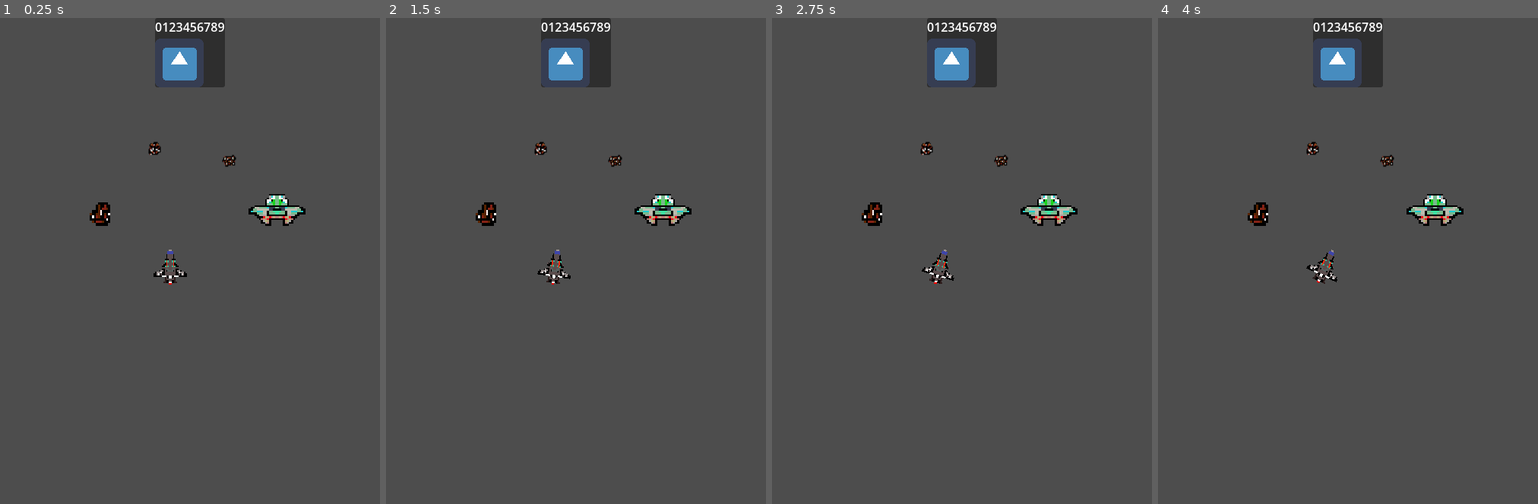
Above: before the commit, frames 1-4 (left to right).
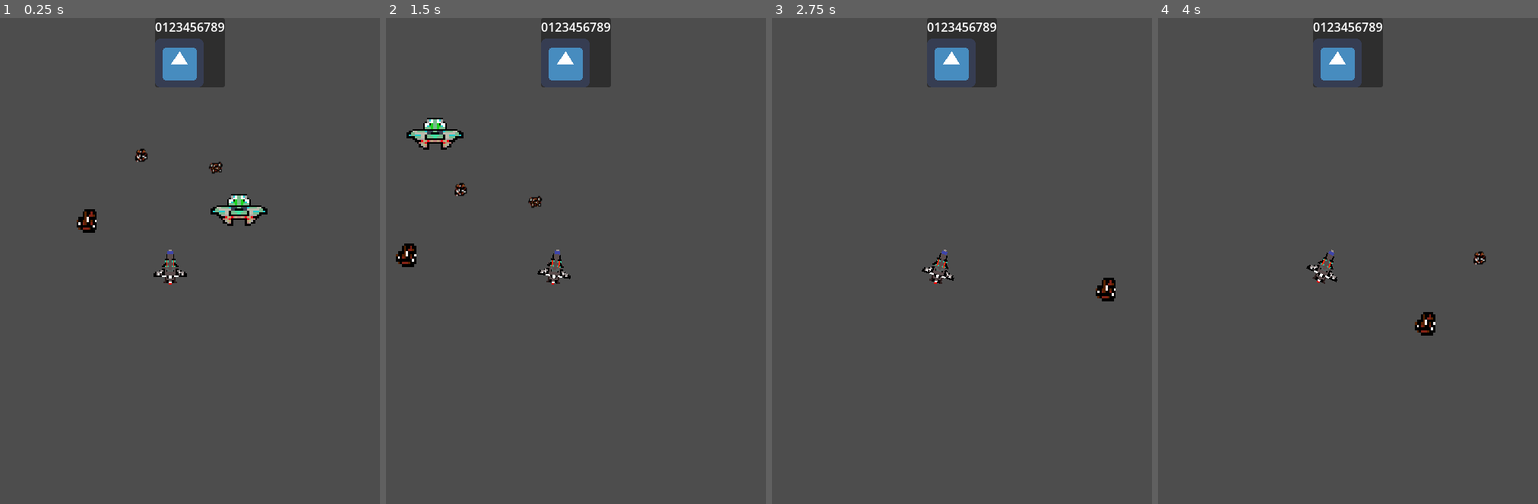
Above: after the commit, the same moments.

Repository: moralesalan96-design/space-rocks
Game: Godot game, scene res://Main/Main.tscn
Two runs of this game, one before a commit and one after it. Both use one fixed random seed, a clock stepped at 60 frames per second and the inputs below. The engine's default icon, where the game draws it, is replaced by a stand-in: a white triangle on a blue panel in a dark square.
Inputs:
- Up to frame 1 (0.25 s): no input
- Up to frame 2 (1.5 s): tap S (fire) at 0.6 s; tap D (turn_ccw) at 1.35 s
- Up to frame 3 (2.75 s): tap A (turn_cw) at 2.1 s
- Up to frame 4 (4 s): tap S (fire) at 2.85 s; tap D (turn_ccw) at 3.6 s

The runs differ from the first frame. In frame 1, 1.6% of the frame differs, in the area x 20-81%, y 25-45%; in frame 2, 1.8%, in the area x 2-81%, y 20-52%; in frame 3, 1.1%; in frame 4, 1.2%.
Error before the commit: Parse Error: Unexpected identifier "car" in class body. (res://Main/Main.gd:5)

Commit message:
Added PlayerUI script

Diff:
--- a/Code/Bullet/Bullet.gd
+++ b/Code/Bullet/Bullet.gd
@@ -1,4 +1,4 @@
-extends Area2D
+extends ScreenWrapper
 class_name Bullet
 
 var speed: float = 600.0 #px / sec.
--- a/Code/Main/Main.gd
+++ b/Code/Main/Main.gd
@@ -2,9 +2,9 @@
 class_name Main
 
 const UfO = preload("res://UFO/UFO.tscn")
-@onready car ufo_timer: Timer = $UfoTimer
+@onready var ufo_timer: Timer = $UfoTimer
 
-funct _read() -> void:
+func _read() -> void:
 	ufo_timer.timeout.connect(on_ufo_spawned)
 
 func _process(delta: float) -> void:
--- a/Code/Main/Main.tscn
+++ b/Code/Main/Main.tscn
@@ -10,7 +10,7 @@
 [ext_resource type="PackedScene" uid="uid://s2abnxf5ptfw" path="res://PlayerUI/PlayerUI.tscn" id="6_u2i7p"]
 
 [sub_resource type="CircleShape2D" id="CircleShape2D_ejki1"]
-radius = 24.020824
+radius = 14.56022
 
 [sub_resource type="SpriteFrames" id="SpriteFrames_ejki1"]
 
--- /dev/null
+++ b/Code/PlayerUI/PlayerUi.gd
@@ -0,0 +1,11 @@
+extends PanelContainer
+
+
+# Called when the node enters the scene tree for the first time.
+func _ready() -> void:
+	pass # Replace with function body.
+
+
+# Called every frame. 'delta' is the elapsed time since the previous frame.
+func _process(delta: float) -> void:
+	pass
--- a/Code/Rock/Rock.gd
+++ b/Code/Rock/Rock.gd
@@ -1,13 +1,24 @@
-extends Area2D
+extends ScreenWrapper
 class_name Rock
 
+@onready var animated_sprite_2d: AnimatedSprite2D = $AnimatedSprite2D
 
+var speed: float = 100 # px / sec
+var direction: Vector2 = Vector2.ZERO
+var velocity: Vector2 = Vector2.ZERO
 
 func _ready() -> void:
 	area_entered.connect(on_area_entered)
+	direction = Vector2(randf_range(-1.0, 1.0), randf_range(-1.0, 1.0))
+	#animated_sprite_2d.frame = randi_range(0, 2)
+	#animated_sprite_2d.sprite_frames.get_frame_count("default")
 
+func _process(delta: float) -> void:
+	velocity = direction * speed * delta
+	position += velocity
+	super._process(delta)
 
-
-# Called every frame. 'delta' is the elapsed time since the previous frame.
-func _process(delta: float) -> void:
-	pass
+func on_area_entered(other_area: Area2D):
+	if other_area is Bullet:
+		other_area.queue_free()
+		queue_free()
--- /dev/null
+++ b/Code/ScreenWrapper/ScreenWrapper.gd
@@ -0,0 +1,12 @@
+extends Area2D
+class_name ScreenWrapper
+
+func _process(delta: float) -> void:
+	if position.x < 0:
+		position.x = get_viewport().size.x
+	if position.y < 0:
+		position.y = get_viewport().size.y
+	if position.x > get_viewport().size.x:
+		position.x = 0
+	if position.y > get_viewport().size.y:
+		position.y = 0
--- a/Code/UFO/UFO.gd
+++ b/Code/UFO/UFO.gd
@@ -5,7 +5,7 @@
 @onready var timer: Timer = $Timer
 @onready var fire
 
-var speed:float = 200.0 # px /sec.
+var speed: float = 200.0 # px /sec.
 var velocity_y: float = 0.0
 
 func _ready() -> void:
@@ -16,7 +16,7 @@
 
 func _process(delta: float) -> void:
 	position.x += speed * delta
-	postion.y += velocity_y * delta
+	position.y += velocity_y * delta
 
 	var height = get_viewport().size.y
 	if position.y < 0:
@@ -31,7 +31,7 @@
 	get_parent().add_child(bullet)
 
 func on_timeout():
-	if velocity.y != 0.0:
+	if velocity_y != 0.0:
 		velocity_y = 0
 	else:
 		var rando = randi_range(0, 1)
Not shown, added: Code/PlayerUI/PlayerUi.gd.uid
Not shown, added: Code/ScreenWrapper/ScreenWrapper.gd.uid
